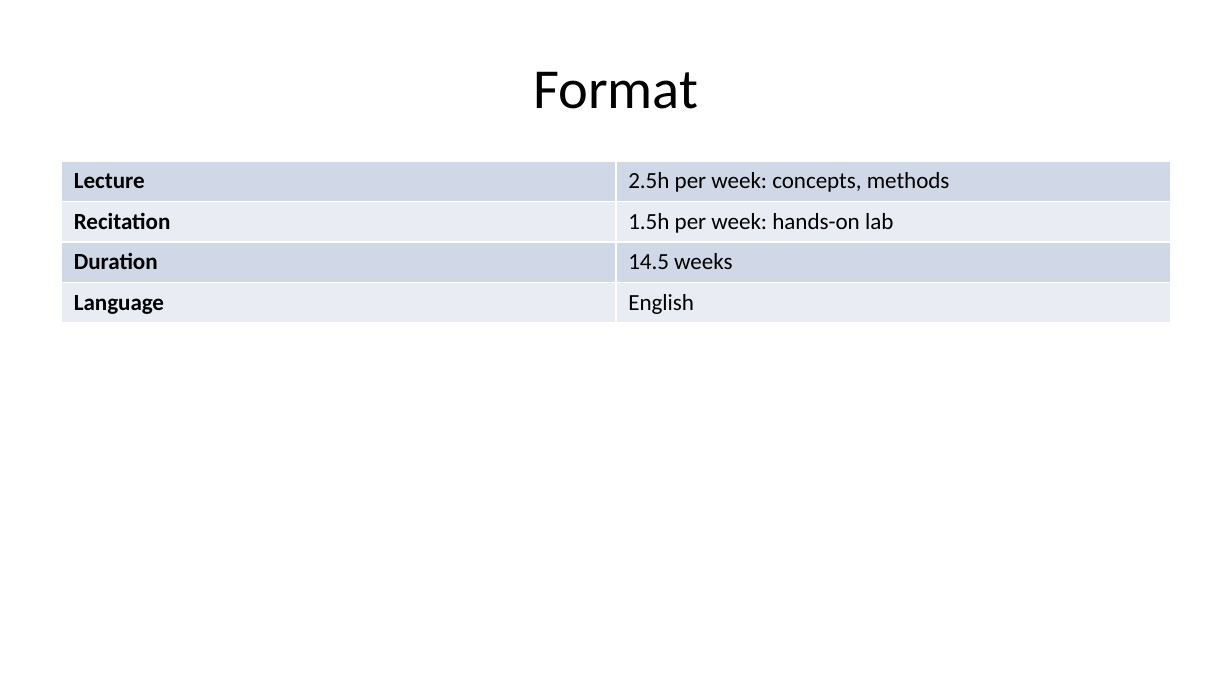
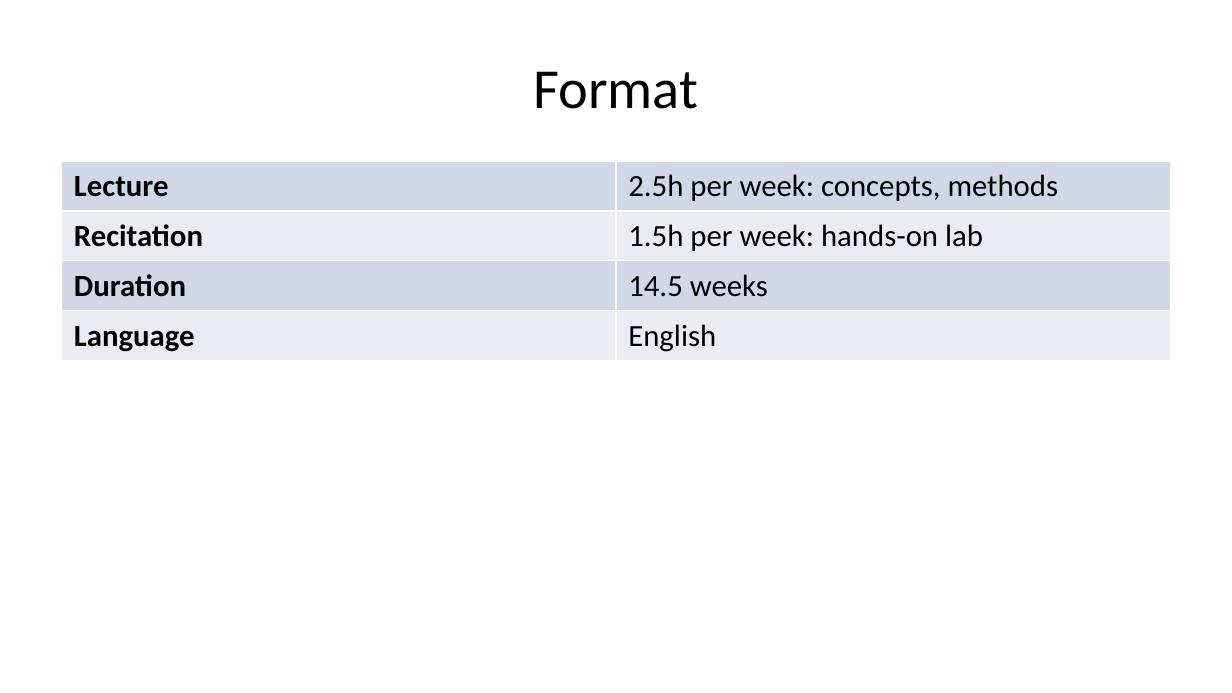
Before and after one commit to pauldubois98/AdcancedTopicsDataScience2026, a slide deck: slide 6 of Course01/slides.pptx. Drawn at 1232x693 pixels with LibreOffice and Linux fonts; fonts in the diff are those of the drawing. Boxes give left, top, right and bottom in pixels: in the first picture for what was removed or moved away, otherwise in the second. Text is boxed around its words. In the diff, an @@ line names an element or a change of style, - is before the commit and + after.

```diff
--- a/Course01/slides.pptx
+++ b/Course01/slides.pptx
@@ table at box(62, 161, 1170, 618) @@
@@ fill #D0D8E7 to #D0D8E8 in 4 cells @@
@@ fill #E9ECF3 to #E9EDF4 in 4 cells @@
@@ size 13.5 to 18 pt @@
@@ borders changed @@
```
Also in this commit, not shown: 29 other slides changed, 1 other file.
